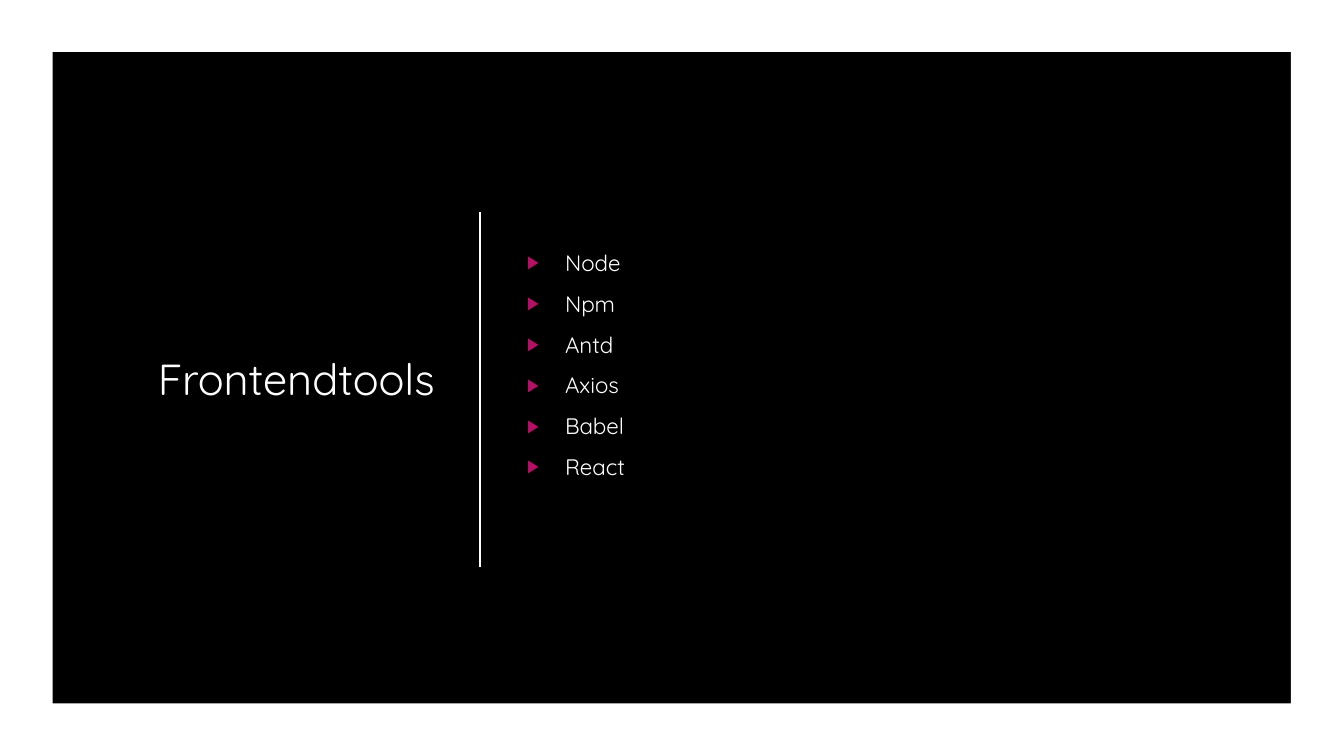
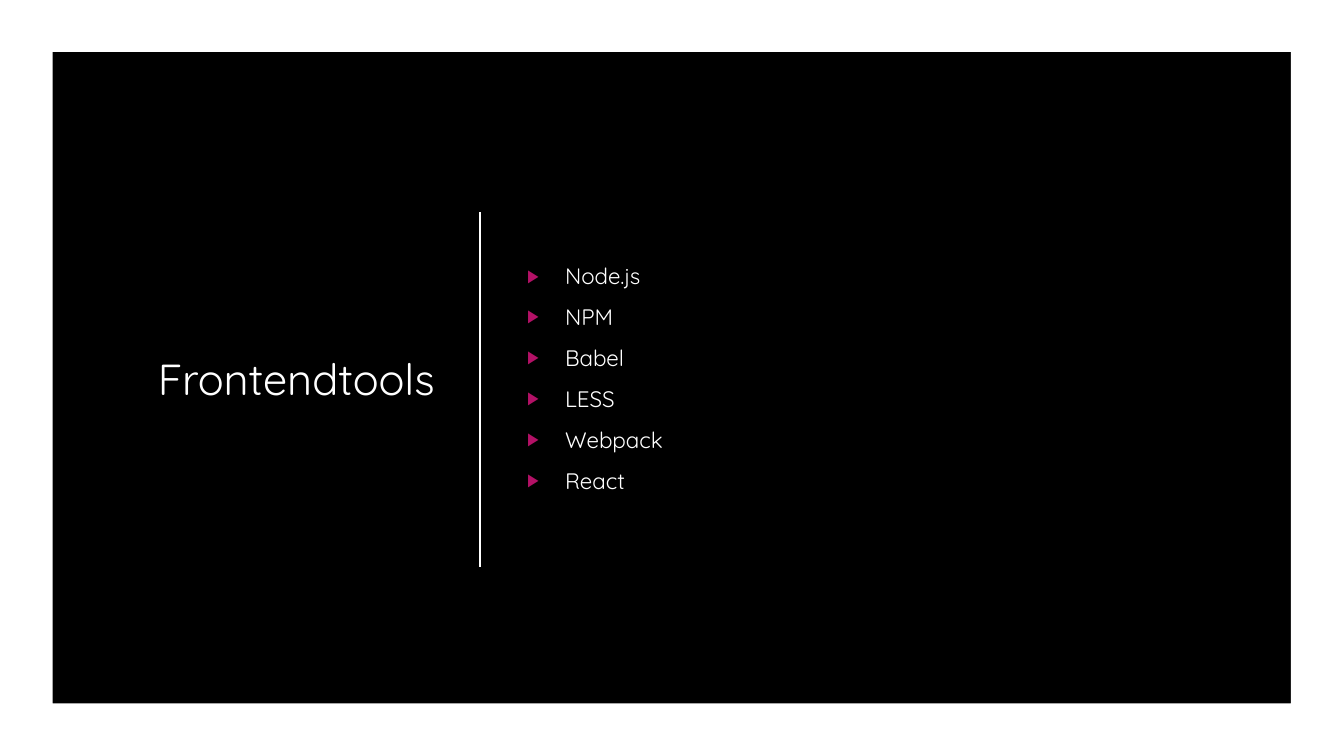
Before and after one commit to yourChoiceHO/Documentation, a slide deck: slide 10 of Präsentation/YourChoice.pptx. Drawn at 1344x756 pixels with LibreOffice and Linux fonts; fonts in the diff are those of the drawing; background and template pictures are left out. Boxes give left, top, right and bottom in pixels: in the first picture for what was removed or moved away, otherwise in the second. Text is boxed around its words. In the diff, an @@ line names an element or a change of style, - is before the commit and + after.

```diff
--- a/Präsentation/YourChoice.pptx
+++ b/Präsentation/YourChoice.pptx
@@ text at bbox=[565, 267, 640, 325]: text changed @@
-▶ Node
-▶ Npm
-▶ Antd
-▶ Axios
+▶ Node.js
+▶ NPM
@@ text at bbox=[565, 391, 663, 453]: paragraphs added @@
+▶ LESS
+▶ Webpack
```
Also in this commit, not shown: 1 other slide changed.
